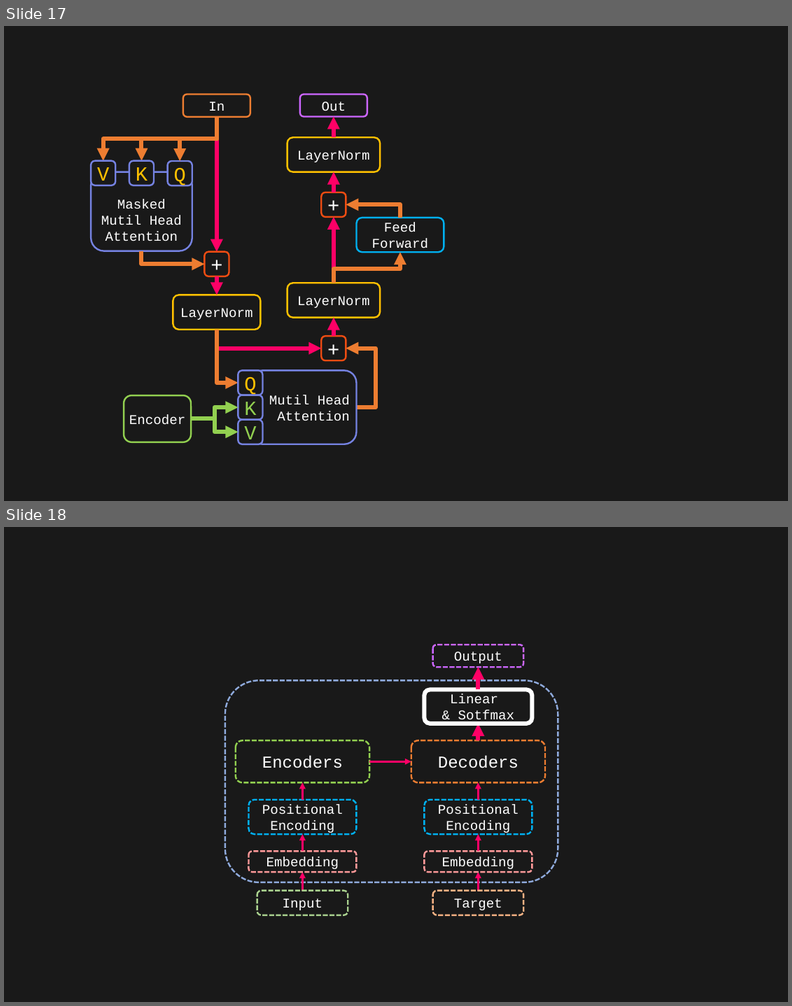
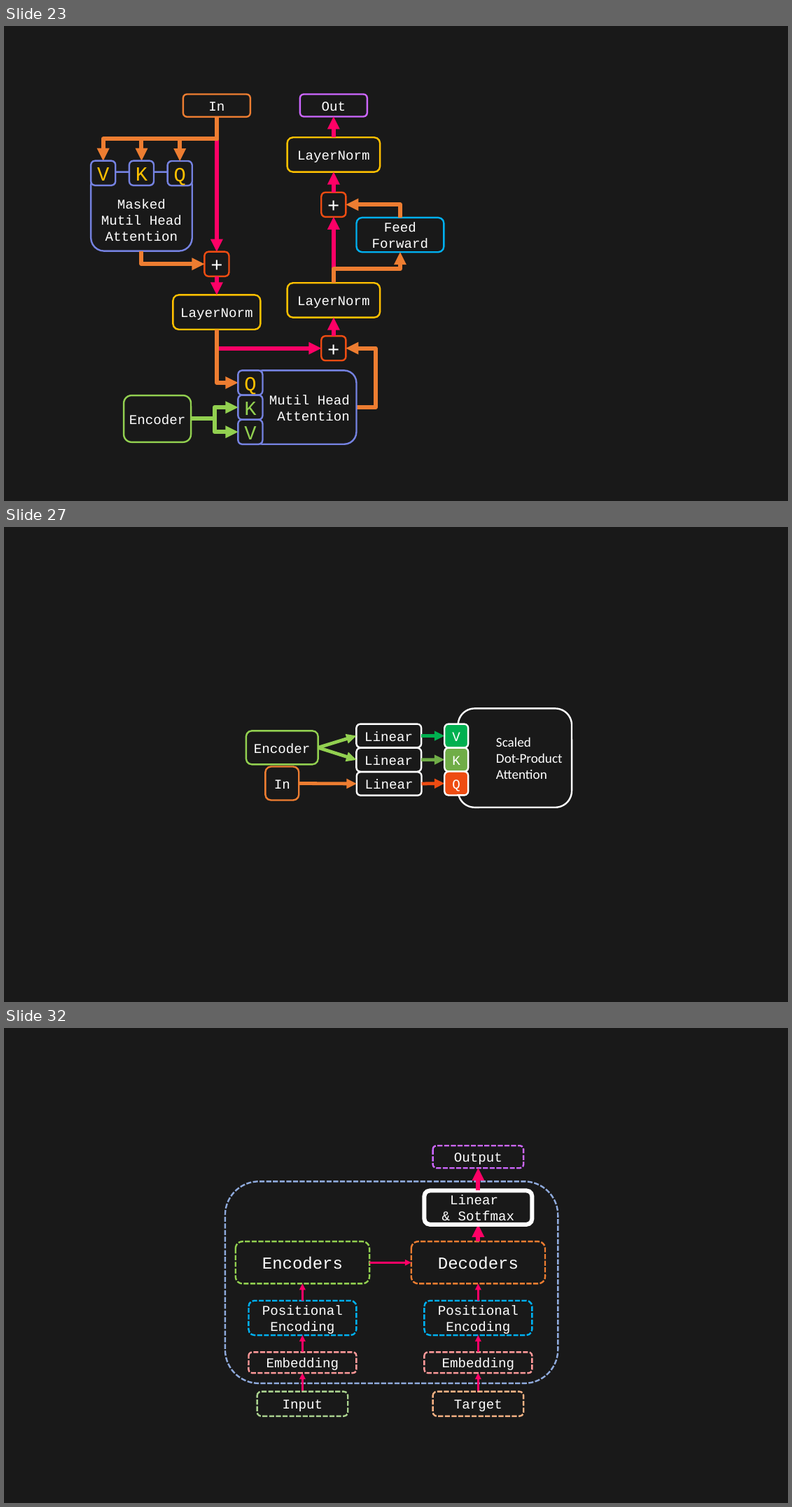
Before and after one commit to toonnyy8/PPT, a slide deck: Attention-is-all-you-need/image.pptx. Shown one above the other, each under a label of ours: slides 17 and 18 before the commit, slides 23, 27 and 32 after it; the slides between them are not shown. The pictures are 792x1006 and 792x1507 pixels, drawn with LibreOffice and Linux fonts; fonts in the diff are those of the drawing. Boxes give left, top, right and bottom in pixels: in the first picture for what was removed or moved away, otherwise in the second. Text is boxed around its words. In the diff, an @@ line names an element or a change of style, - is before the commit and + after.

```diff
--- a/Attention-is-all-you-need/image.pptx
+++ b/Attention-is-all-you-need/image.pptx
@@ slide 27 added at box(4, 527, 788, 1002), background #191919 @@
@@ rounded rectangle added at box(458, 709, 572, 808), outline #FFFFFF 4 pt, 32 pt, text #FFFFFF @@
+  Scaled
+  Dot-Product Attention
@@ rounded rectangle added at box(246, 731, 318, 764), outline #92D050 4 pt, 32 pt, text #FFFFFF @@
+Encoder
@@ arrow added from (318, 747) to (357, 736), #92D050 8 pt @@
@@ rounded rectangle added at box(357, 724, 421, 747), outline #FFFFFF 4 pt, 32 pt, text #FFFFFF @@
+Linear
@@ arrow added from (421, 736) to (444, 736), #00B050 8 pt @@
@@ rounded rectangle added at box(444, 724, 468, 748), fill #00B050, outline #FFFFFF 4 pt, 32 pt, text #FFFFFF @@
+V
@@ arrow added from (318, 747) to (357, 760), #92D050 8 pt @@
@@ rounded rectangle added at box(357, 748, 421, 772), outline #FFFFFF 4 pt, 32 pt, text #FFFFFF @@
+Linear
@@ rounded rectangle added at box(444, 748, 468, 772), fill #70AD47, outline #FFFFFF 4 pt, 32 pt, text #FFFFFF @@
+K
@@ rounded rectangle added at box(265, 766, 299, 800), outline #ED7D31 4 pt, 32 pt, text #FFFFFF @@
+In
@@ rounded rectangle added at box(357, 772, 422, 796), outline #FFFFFF 4 pt, 32 pt, text #FFFFFF @@
+Linear
@@ arrow added from (421, 760) to (444, 759), #70AD47 8 pt @@
@@ rounded rectangle added at box(444, 772, 468, 796), fill #EE4C12, outline #FFFFFF 4 pt, 32 pt, text #FFFFFF @@
+Q
@@ arrow added from (299, 783) to (357, 784), #ED7D31 8 pt @@
@@ arrow added from (422, 784) to (444, 783), #EE4C12 8 pt @@
@@ what was slide 17 is now slide 23 @@
@@ what was slide 18 is now slide 32 @@
```
Also in this commit, not shown: 7 slides changed, 5 other slides added, 16 other files.
